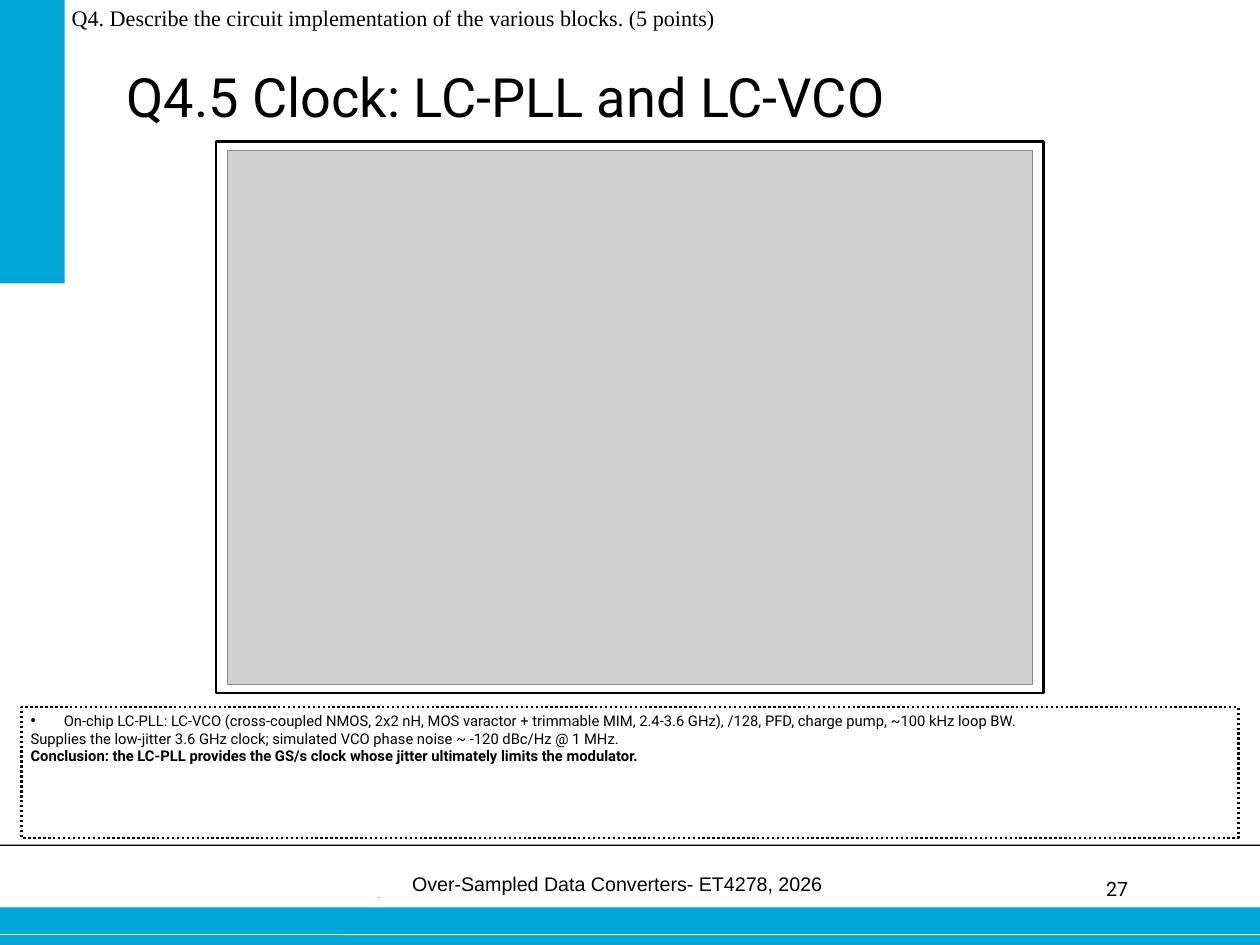
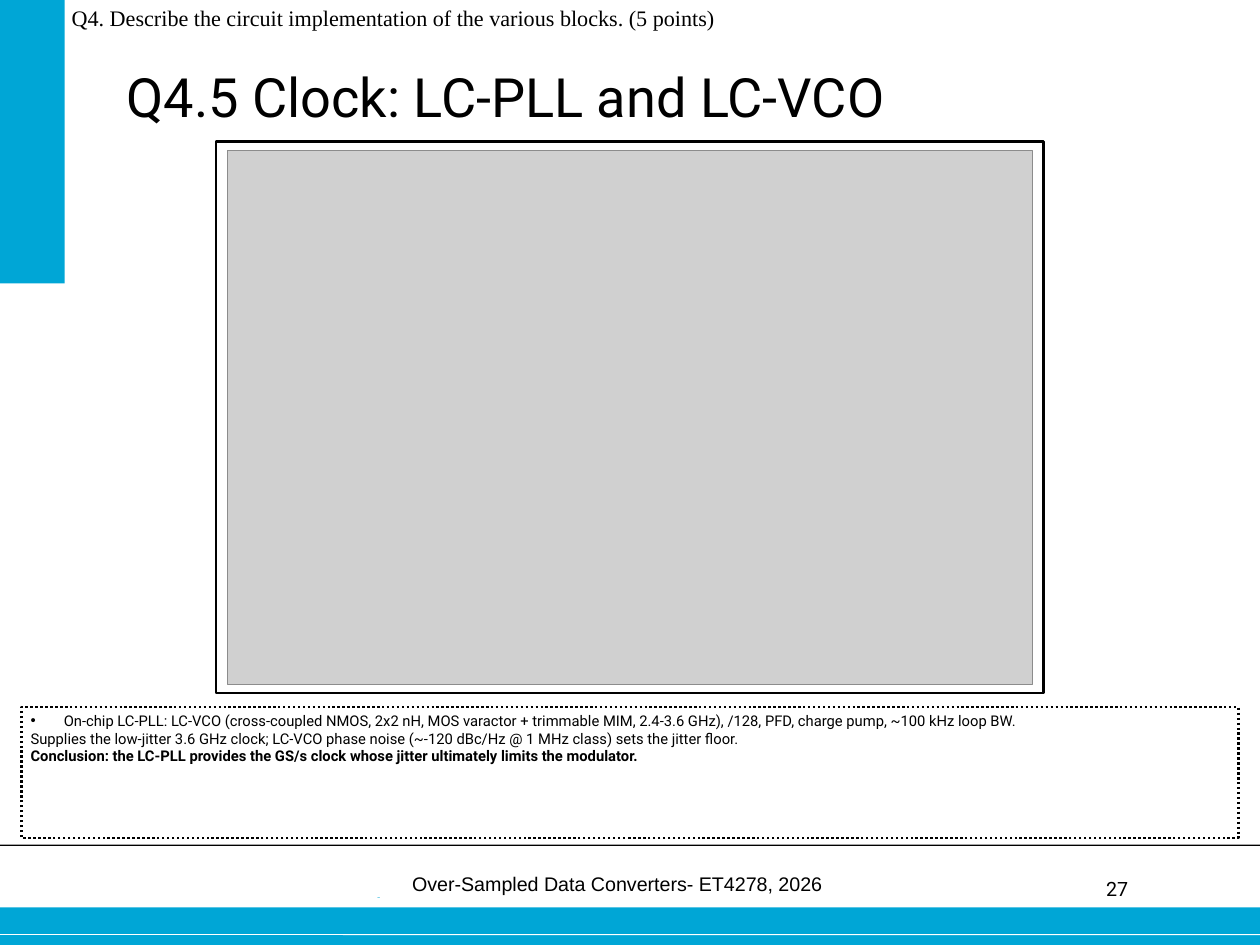
Before and after one commit to danieltyukov/tud-over-sampled-data-converters, a slide deck: slide 27 of practical-exam/Final_oral_exam_Daniel_Tyukov_5714699.pptx. Drawn at 1260x945 pixels with LibreOffice and Linux fonts; fonts in the diff are those of the drawing; grey boxes stand for pictures; background and template pictures are left out. Boxes give left, top, right and bottom in pixels: in the first picture for what was removed or moved away, otherwise in the second. Text is boxed around its words. In the diff, an @@ line names an element or a change of style, - is before the commit and + after.

```diff
--- a/practical-exam/Final_oral_exam_Daniel_Tyukov_5714699.pptx
+++ b/practical-exam/Final_oral_exam_Daniel_Tyukov_5714699.pptx
@@ text in rectangle at bbox=[31, 732, 738, 747]: text changed @@
-Supplies the low-jitter 3.6 GHz clock; simulated VCO phase noise ~ -120 dBc/Hz @ 1 MHz.
+Supplies the low-jitter 3.6 GHz clock; LC-VCO phase noise (~-120 dBc/Hz @ 1 MHz class) sets the jitter floor.
```
Also in this commit, not shown: 8 other slides changed, 2 other files.
